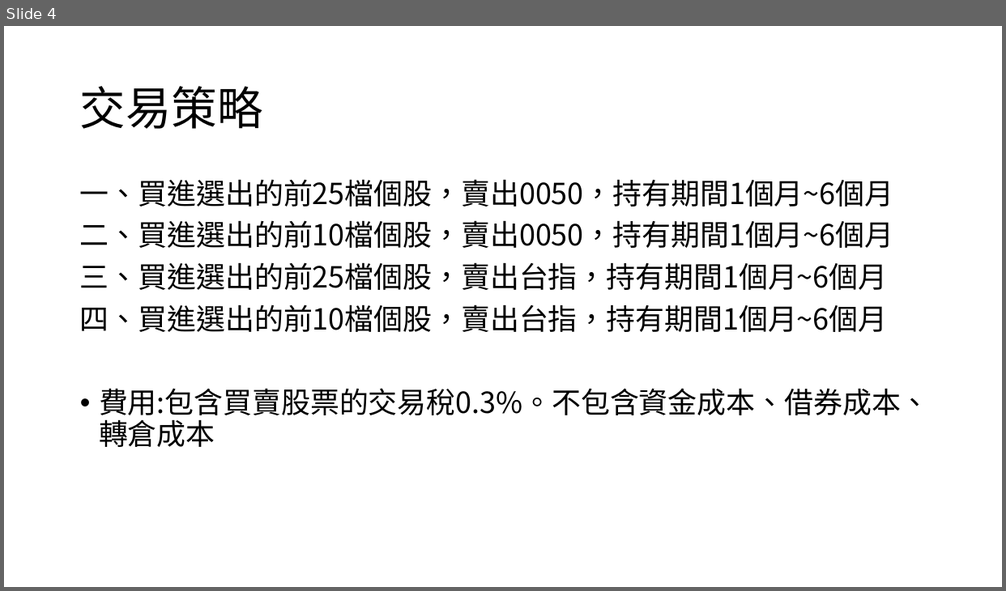
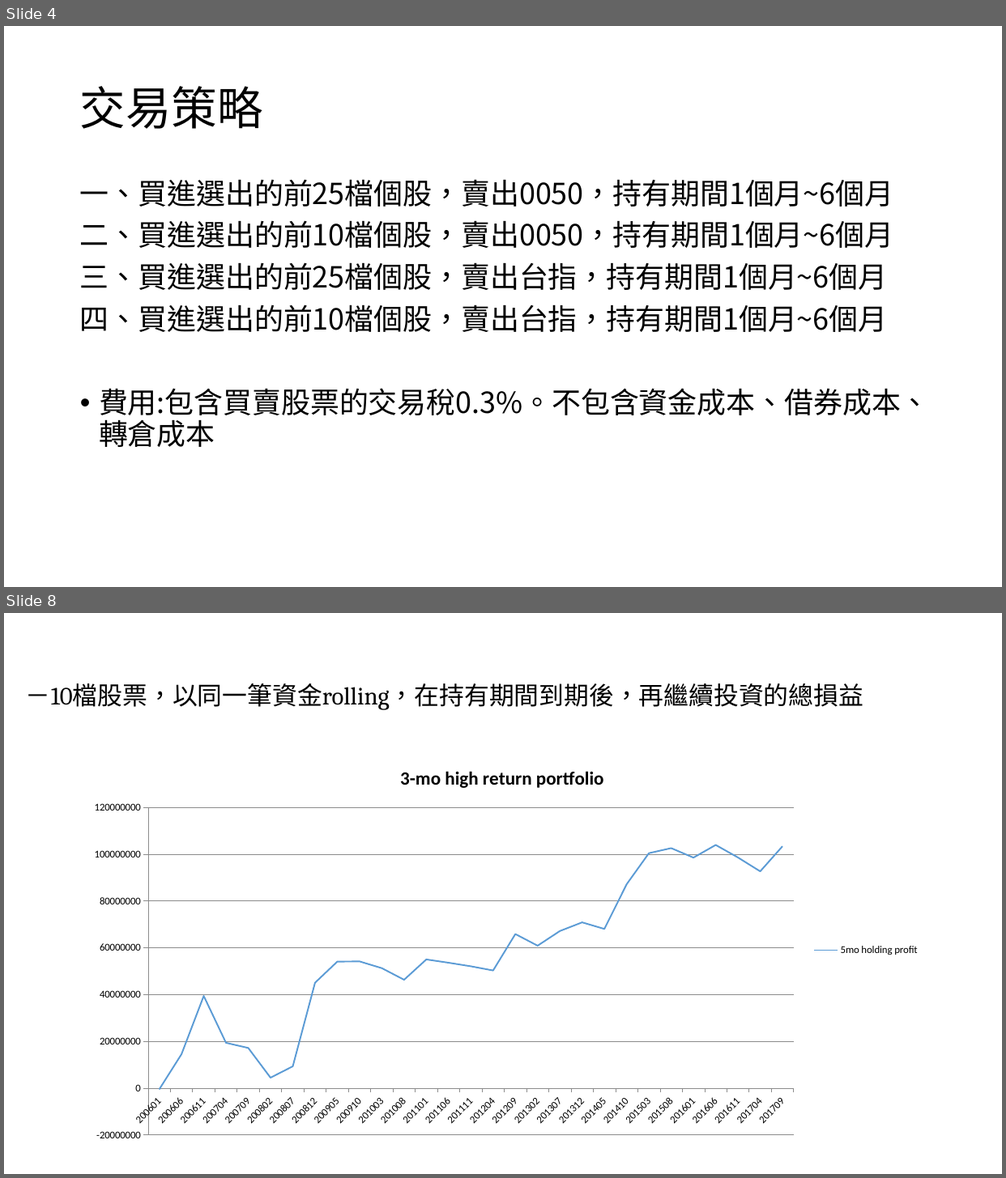
Before and after one commit to Garlylin/data, a slide deck: 強勢股vs.pptx. Shown one above the other, each under a label of ours: slide 4 before the commit, slides 4 and 8 after it; the slides between them are not shown. The pictures are 1006x591 and 1006x1178 pixels, drawn with LibreOffice and Linux fonts; fonts in the diff are those of the drawing. Boxes give left, top, right and bottom in pixels: in the first picture for what was removed or moved away, otherwise in the second. Text is boxed around its words. In the diff, an @@ line names an element or a change of style, - is before the commit and + after.

```diff
--- a/強勢股vs.pptx
+++ b/強勢股vs.pptx
@@ slide 8 added at box(4, 613, 1002, 1174), background #FFFFFF @@
@@ title added at box(26, 683, 863, 710), 24 pt, text #000000 @@
+－10檔股票，以同一筆資金rolling，在持有期間到期後，再繼續投資的總損益
@@ line chart added at box(78, 752, 927, 1149) @@
+title "3-mo high return portfolio"
+categories: 200601, 200606, 200611, 200704, 200709, 200802, 200807, 200812, 200905, 200910, 201003, 201008, 201101, 201106, 201111, 201204, 201209, 201302, 201307, 201312, 201405, 201410, 201503, 201508, 201601, 201606, 201611, 201704, 201709
+5mo holding profit: -1000000, 14000000, 39000000, 19000000, 17000000, 4000000, 9000000, 45000000, 54000000, 54000000, 51000000, 46000000, 55000000, 54000000, 52000000, 50000000, 66000000, 61000000, 67000000, 71000000, 68000000, 87000000, 100000000, 103000000, 99000000, 104000000, 99000000, 93000000, 103000000
```
Also in this commit, not shown: 4 slides changed, 6 other slides added, 1 slide removed, 5 other files.
